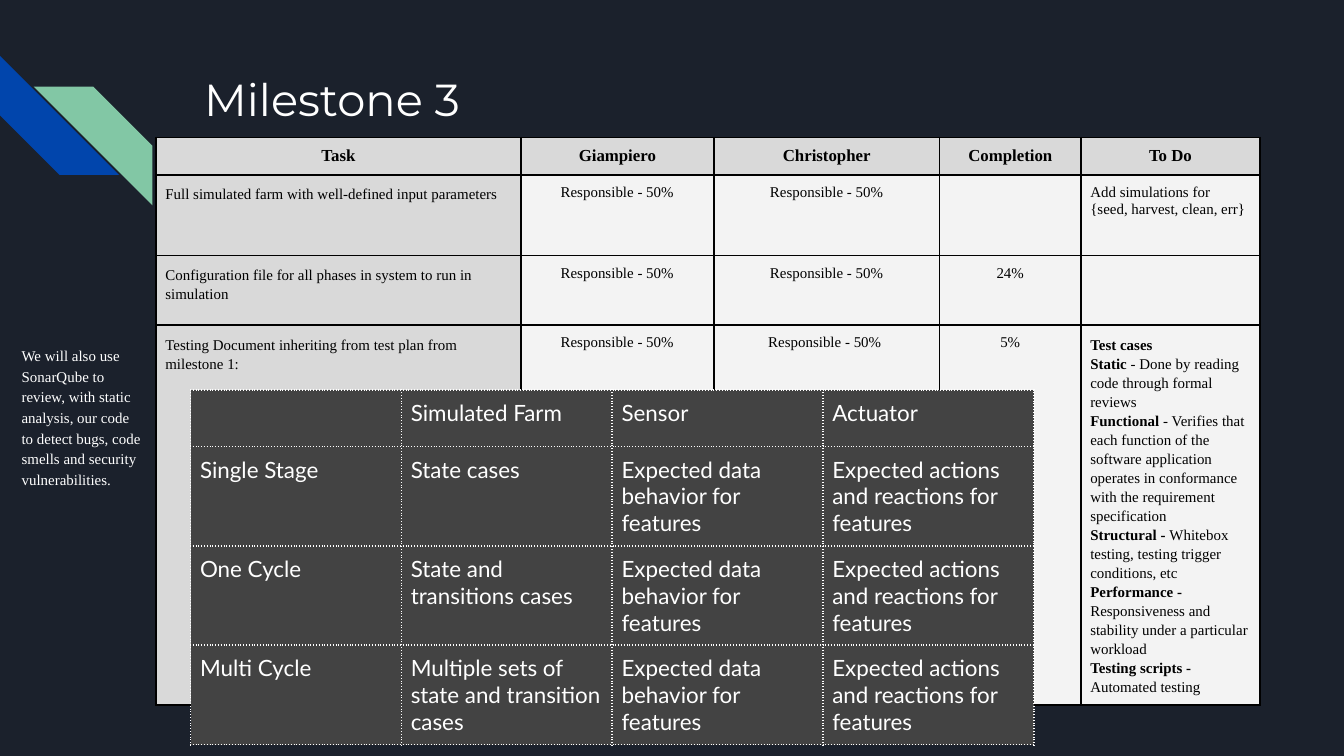
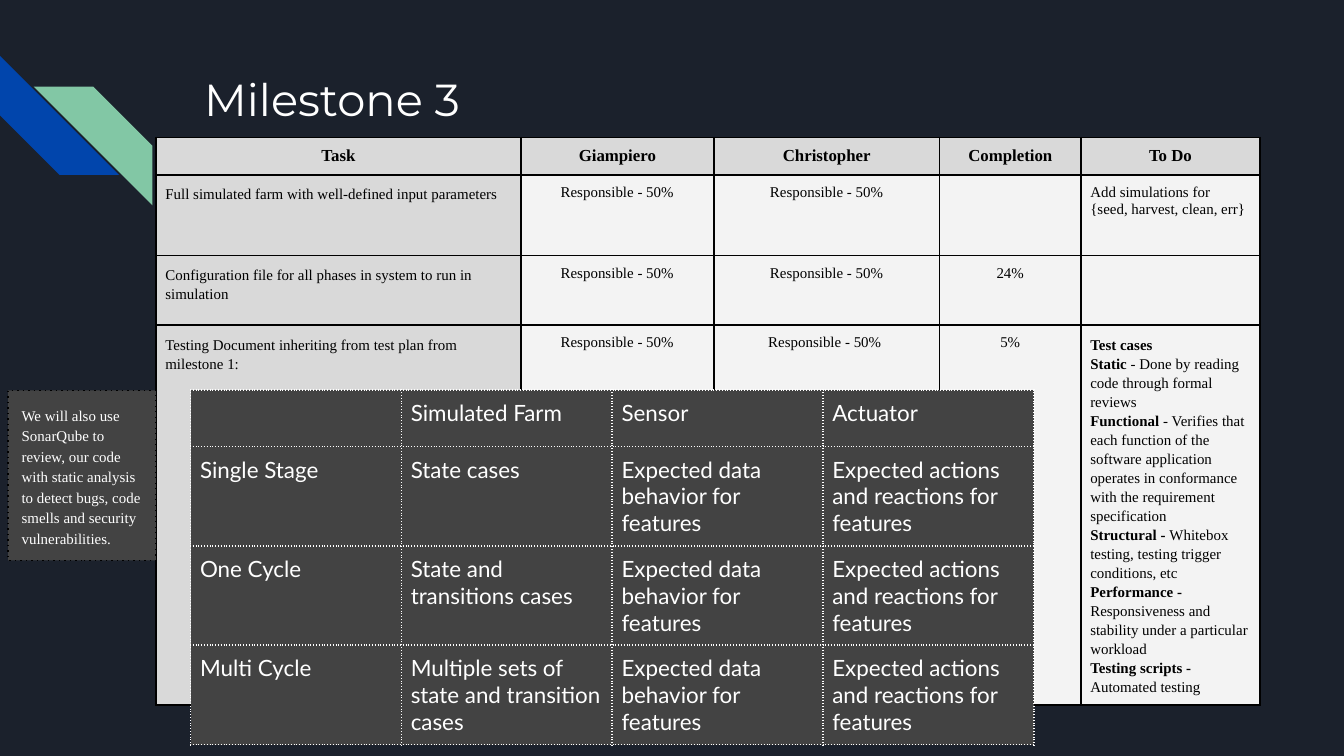
Before and after one commit to killsap/automated-multi-cycle-farming-in-space-website, a slide deck: slide 15 of docs/Milestone2Presentation.pptx (slide 14 before the commit). Drawn at 1344x756 pixels with LibreOffice and Linux fonts; fonts in the diff are those of the drawing. Boxes give left, top, right and bottom in pixels: in the first picture for what was removed or moved away, otherwise in the second. Text is boxed around its words. In the diff, an @@ line names an element or a change of style, - is before the commit and + after.

```diff
--- a/docs/Milestone2Presentation.pptx
+++ b/docs/Milestone2Presentation.pptx
@@ rectangle "We will also use SonarQube ...": place and size @@
-rectangle "We will also use SonarQube ..." at box(22, 350, 140, 485)
+rectangle "We will also use SonarQube ..." at box(8, 390, 156, 560)
@@ rectangle "We will also use SonarQube ..." at box(8, 390, 156, 560): fill none to #434343; outline none to #000000 0.75 pt dashed @@
@@ text in rectangle at box(22, 410, 140, 544): text changed @@
-We will also use SonarQube to review, with static analysis, our code to detect bugs, code smells and security vulnerabilities.
+We will also use SonarQube to review, our code with static analysis to detect bugs, code smells and security vulnerabilities.
```
Also in this commit, not shown: 9 other slides changed, 4 slides added, 2 slides removed.
